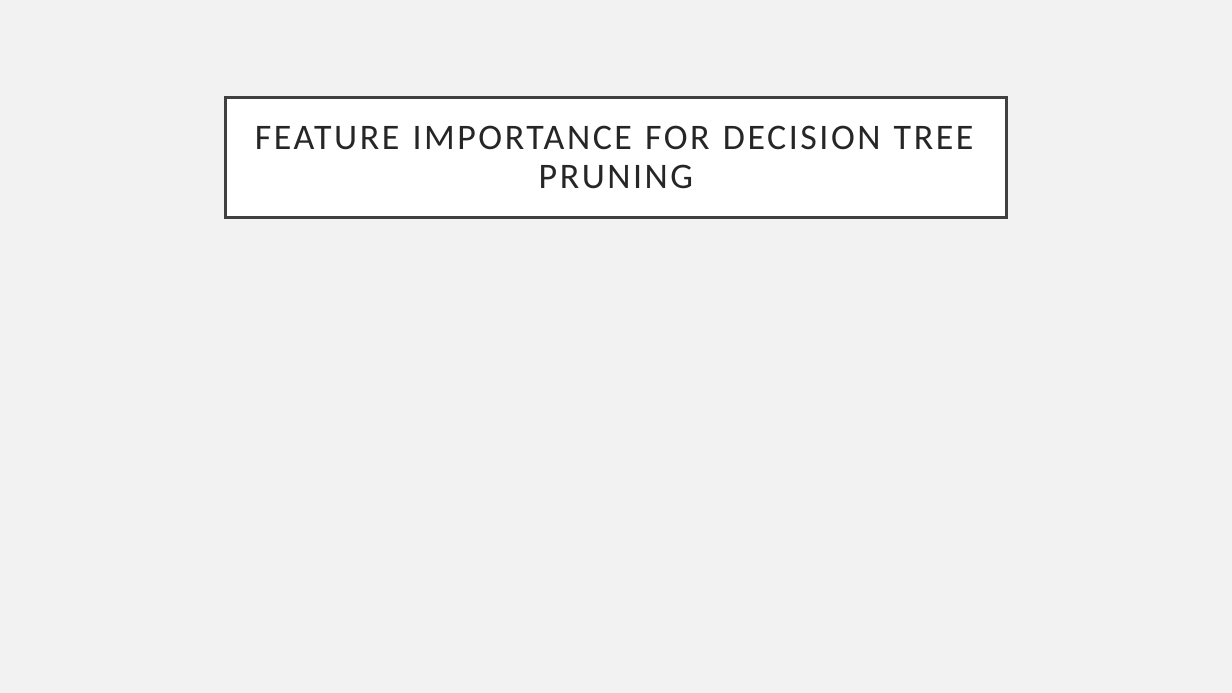
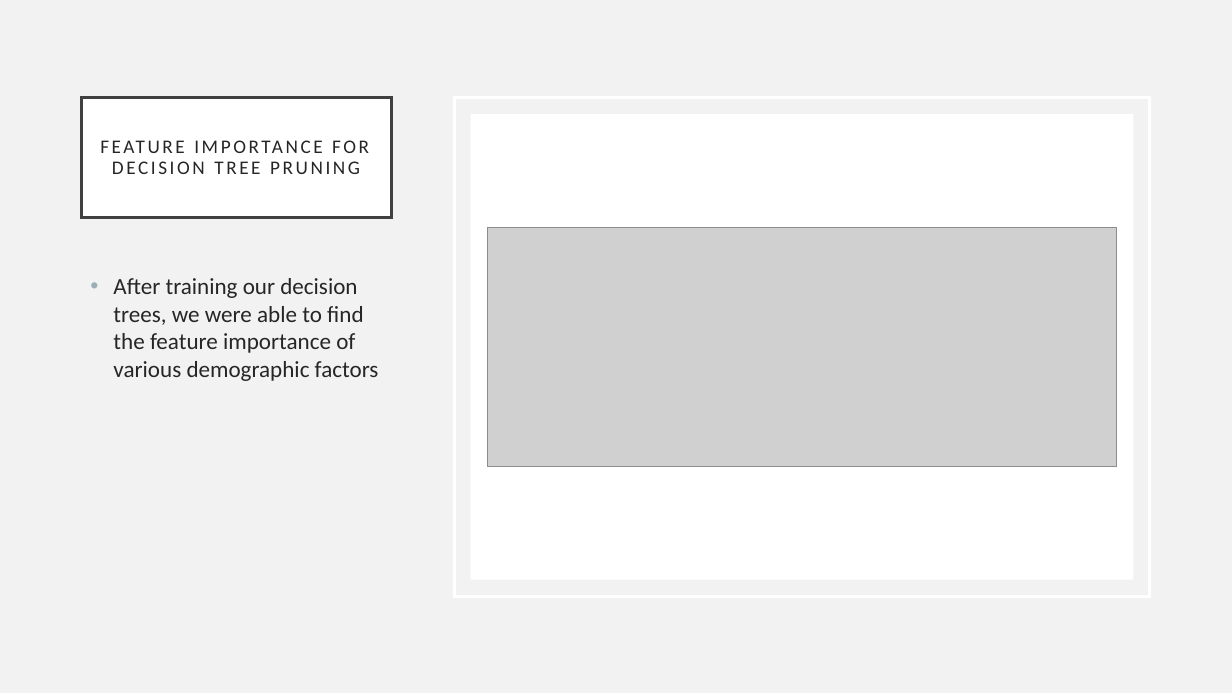
Before and after one commit to timot3/PYGHACK, a slide deck: slide 4 of Presentation.pptx (slide 5 before the commit). Drawn at 1232x693 pixels with LibreOffice and Linux fonts; fonts in the diff are those of the drawing; grey boxes stand for pictures. Boxes give left, top, right and bottom in pixels: in the first picture for what was removed or moved away, otherwise in the second. Text is boxed around its words. In the diff, an @@ line names an element or a change of style, - is before the commit and + after.

Commit message:
Presentation Update

```diff
--- a/Presentation.pptx
+++ b/Presentation.pptx
@@ title "FEATURE IMPORTANCE FOR DECISION TREE ...": place and size @@
-title "FEATURE IMPORTANCE FOR DECISION TREE ..." at [226,97,1006,217]
+title "FEATURE IMPORTANCE FOR DECISION TREE ..." at [81,97,391,217]
@@ title "FEATURE IMPORTANCE FOR DECISION TREE ..." at [81,97,391,217]: size 28 to 15 pt @@
@@ rectangle added at [454,97,1150,596], outline #FFFFFF 2.5 pt @@
@@ rectangle added at [470,114,1133,579], fill #FFFFFF @@
@@ picture added at [487,227,1116,467] @@
@@ text added at [113,278,379,381], 18 pt, text #262626 @@
+• After training our decision trees, we were able to find the feature importance of various demographic factors
```
Also in this commit, not shown: 3 other slides changed, 1 slide removed.
